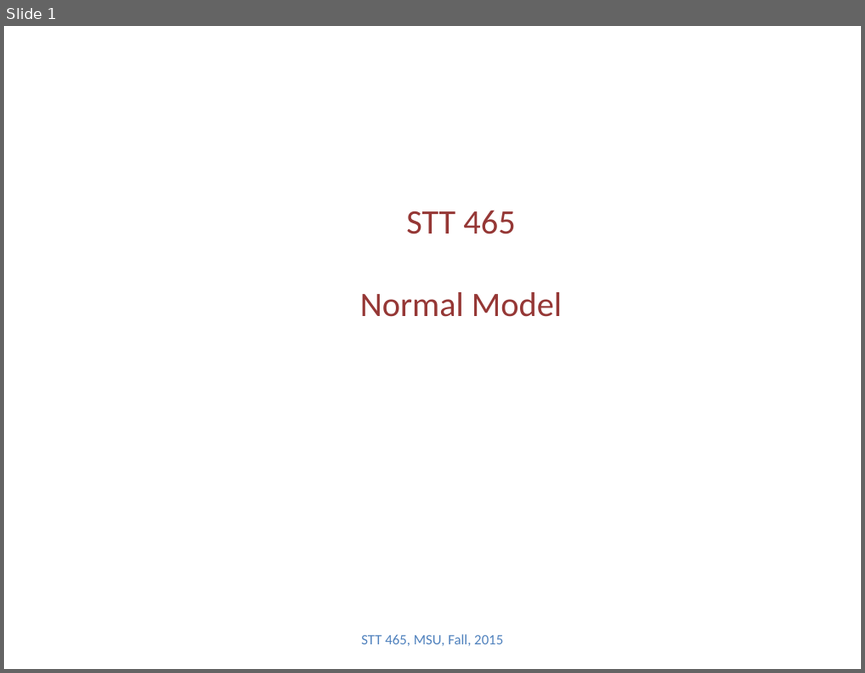
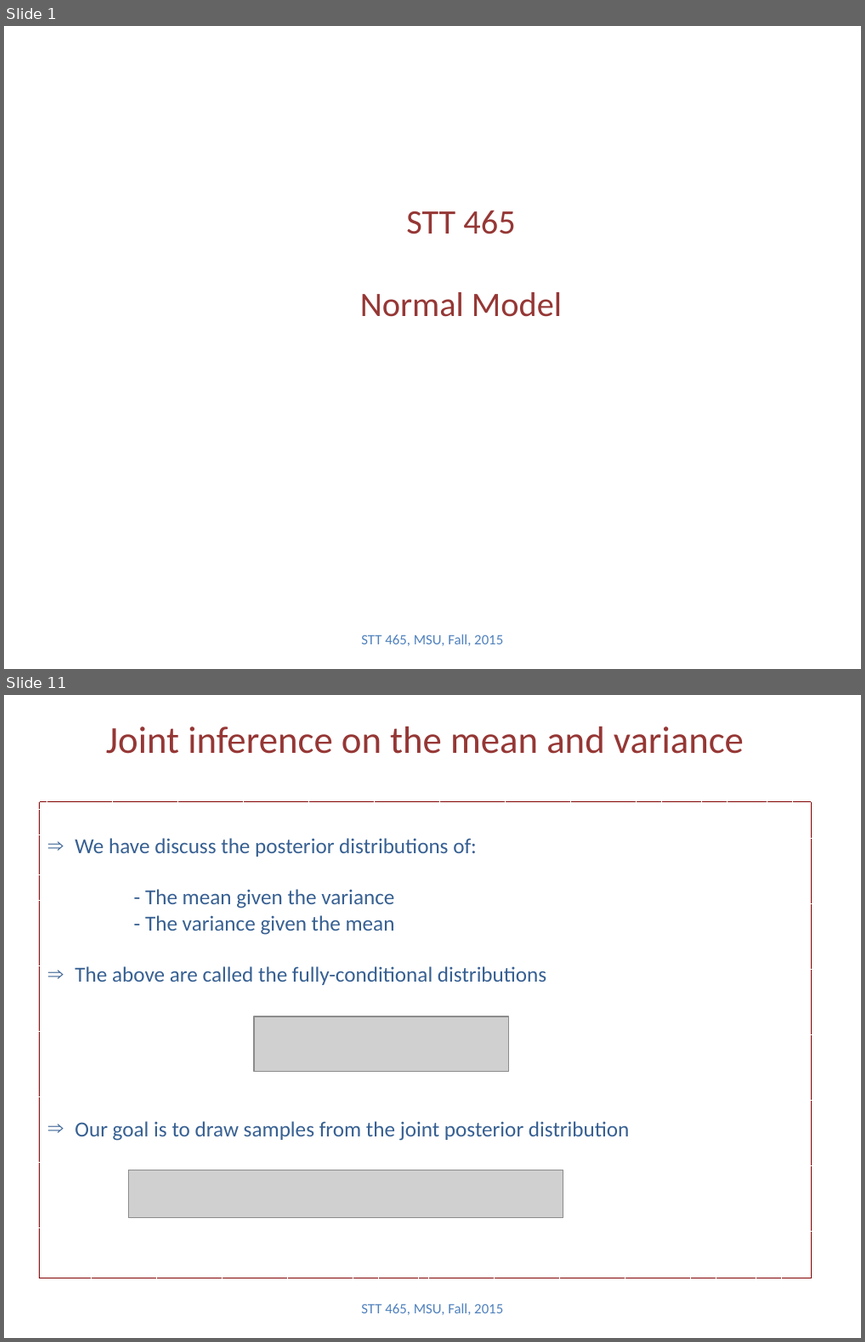
Before and after one commit to Boukos/STT465, a slide deck: STT465_5.pptx. Shown one above the other, each under a label of ours: slide 1 before the commit, slides 1 and 11 after it; the slides between them are not shown. The pictures are 865x673 and 865x1342 pixels, drawn with LibreOffice and Linux fonts; fonts in the diff are those of the drawing; grey boxes stand for pictures. Boxes give left, top, right and bottom in pixels: in the first picture for what was removed or moved away, otherwise in the second. Text is boxed around its words. In the diff, an @@ line names an element or a change of style, - is before the commit and + after.

```diff
--- a/STT465_5.pptx
+++ b/STT465_5.pptx
@@ slide 11 added at <box>4,695,861,1338</box>, background #FFFFFF @@
@@ title added at <box>106,726,744,754</box>, 32 pt, text #953735 @@
+Joint inference on the mean and variance
@@ rectangle added at <box>40,802,812,1277</box>, outline #800000 0.75 pt dashed, 18 pt, text #376092 @@
+⇒ We have discuss the posterior distributions of:
+- The mean given the variance
+- The variance given the mean
+⇒ The above are called the fully-conditional distributions
+⇒ Our goal is to draw samples from the joint posterior distribution
@@ picture added at <box>254,1016,509,1072</box> @@
@@ picture added at <box>128,1169,562,1218</box> @@
@@ text added at <box>361,1303,503,1315</box>, 12 pt, text #4F81BD @@
+STT 465, MSU, Fall, 2015
```
Also in this commit, not shown: 2 slides changed, 10 other slides added, 2 other files.
